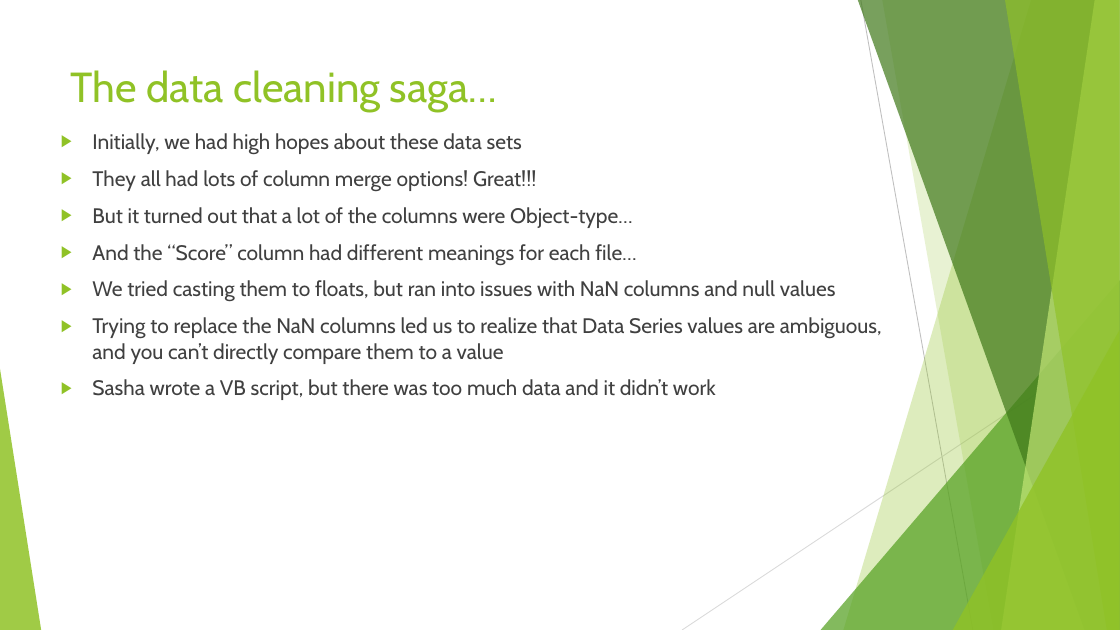
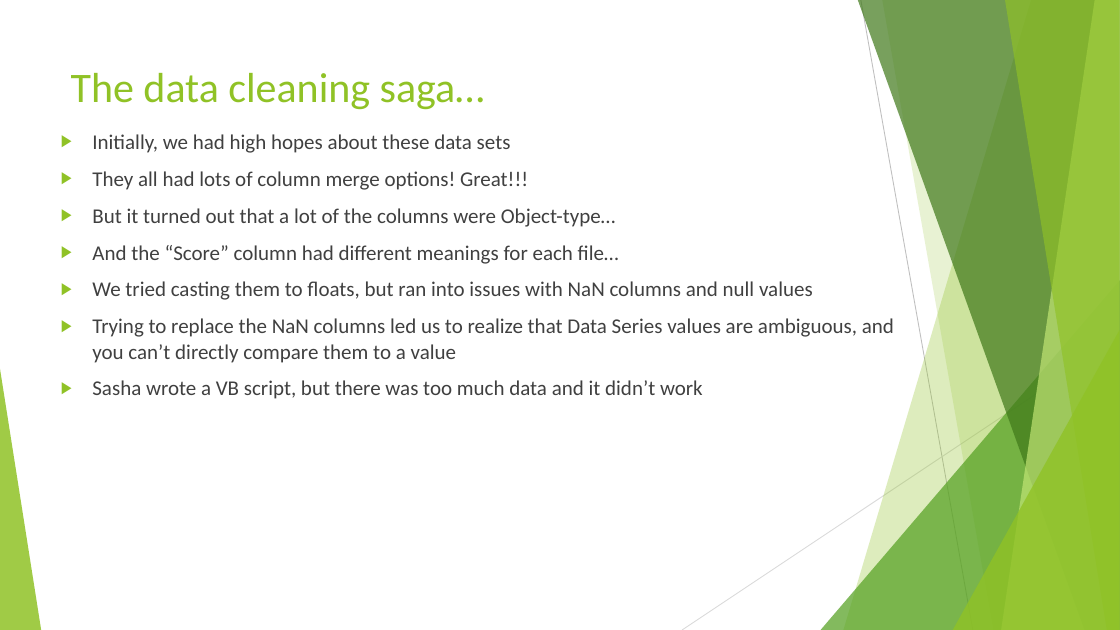
Before and after one commit to TedMur/SnakeBait, a slide deck: slide 4 of SnakeBitePresentation.pptx. Drawn at 1120x630 pixels with LibreOffice and Linux fonts; fonts in the diff are those of the drawing. Boxes give left, top, right and bottom in pixels: in the first picture for what was removed or moved away, otherwise in the second. Text is boxed around its words. In the diff, an @@ line names an element or a change of style, - is before the commit and + after.

```diff
--- a/SnakeBitePresentation.pptx
+++ b/SnakeBitePresentation.pptx
@@ title "The data cleaning saga…" at bbox=[71, 73, 485, 110]: font Cabin to Calibri @@
@@ text "Initially, we had high hopes ..." at bbox=[92, 134, 894, 399]: font Cabin to Calibri @@
```
Also in this commit, not shown: 11 other slides changed.
